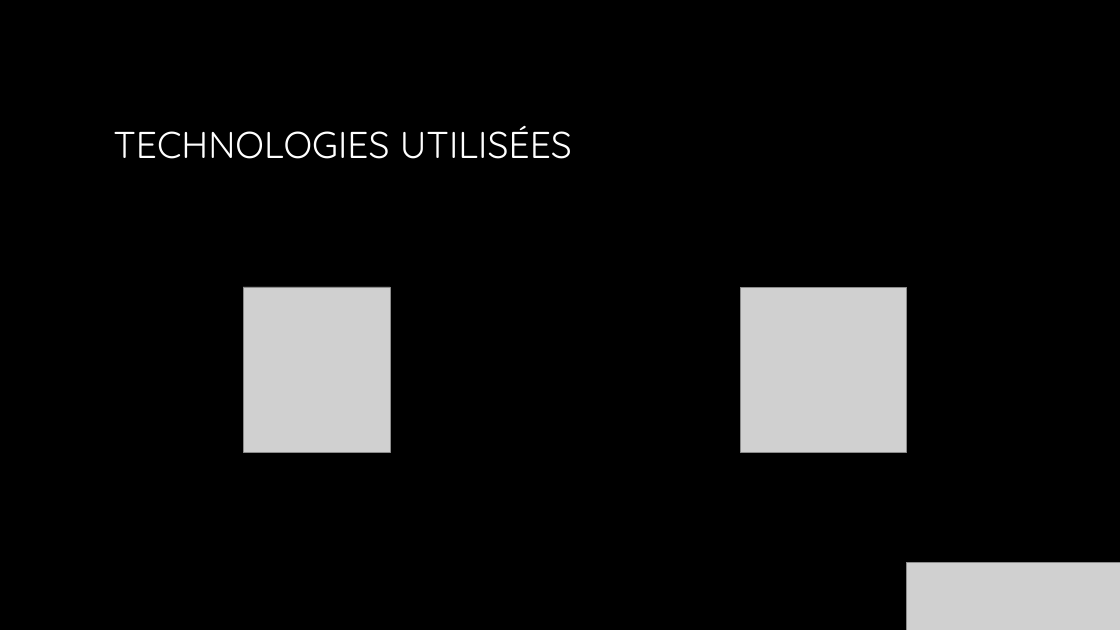
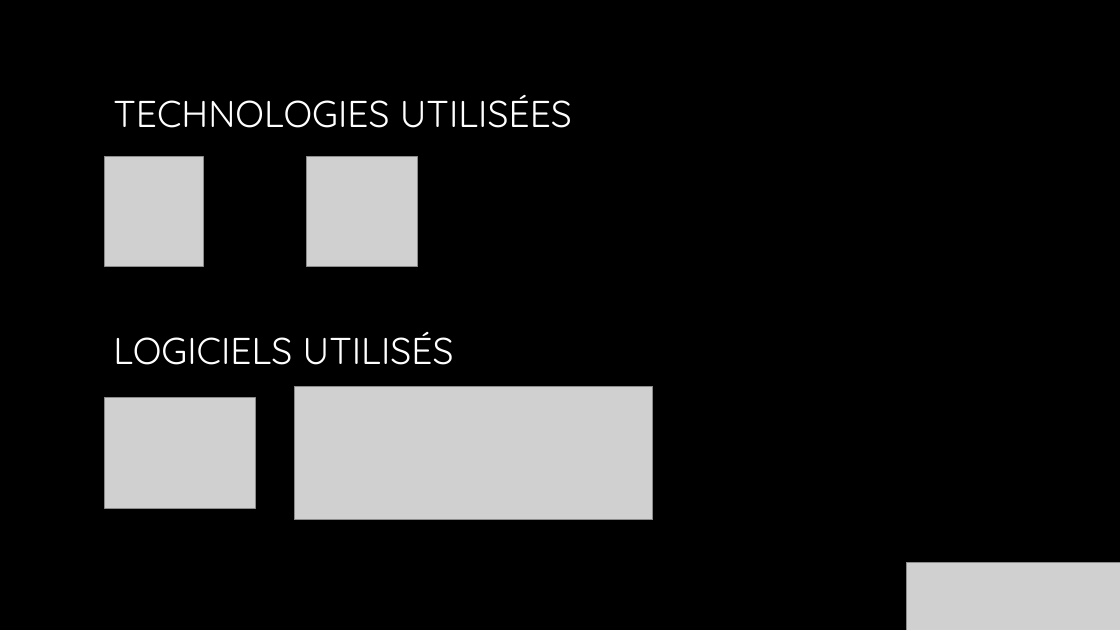
Before and after one commit to Izakun/banc_de_test_eolienne, a slide deck: slide 5 of 05_revue_de_projet/revue_01/01_alan_carrer/diaporama.pptx (slide 4 before the commit). Drawn at 1120x630 pixels with LibreOffice and Linux fonts; fonts in the diff are those of the drawing; grey boxes stand for pictures; background and template pictures are left out. Boxes give left, top, right and bottom in pixels: in the first picture for what was removed or moved away, otherwise in the second. Text is boxed around its words. In the diff, an @@ line names an element or a change of style, - is before the commit and + after.

```diff
--- a/05_revue_de_projet/revue_01/01_alan_carrer/diaporama.pptx
+++ b/05_revue_de_projet/revue_01/01_alan_carrer/diaporama.pptx
@@ title "TECHNOLOGIES UTILISÉES": place and size @@
-title "TECHNOLOGIES UTILISÉES" at <box>113,126,572,159</box>
+title "TECHNOLOGIES UTILISÉES" at <box>113,95,572,128</box>
@@ picture: place and size @@
-picture at <box>243,287,390,453</box>
+picture at <box>105,156,203,267</box>
@@ picture: place and size @@
-picture at <box>741,287,907,453</box>
+picture at <box>307,156,418,267</box>
@@ text added at <box>113,332,454,365</box>, 32 pt, text gradient #FFFFFF to #A6A6A6 @@
+LOGICIELS UTILISÉS
@@ picture added at <box>294,386,653,519</box> @@
@@ picture added at <box>105,397,255,508</box> @@
```
Also in this commit, not shown: 2 other slides changed, 1 slide added, 4 other files.
